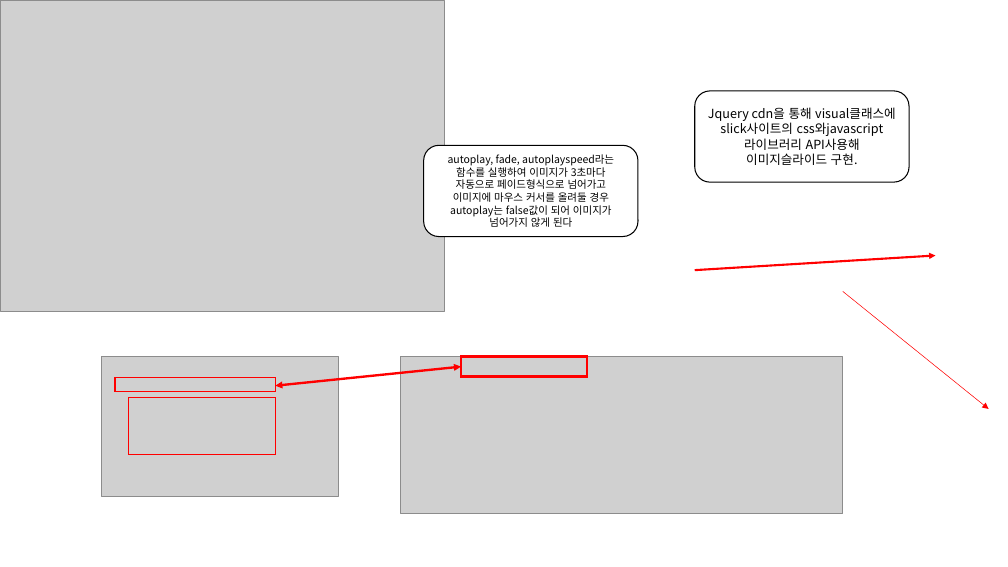
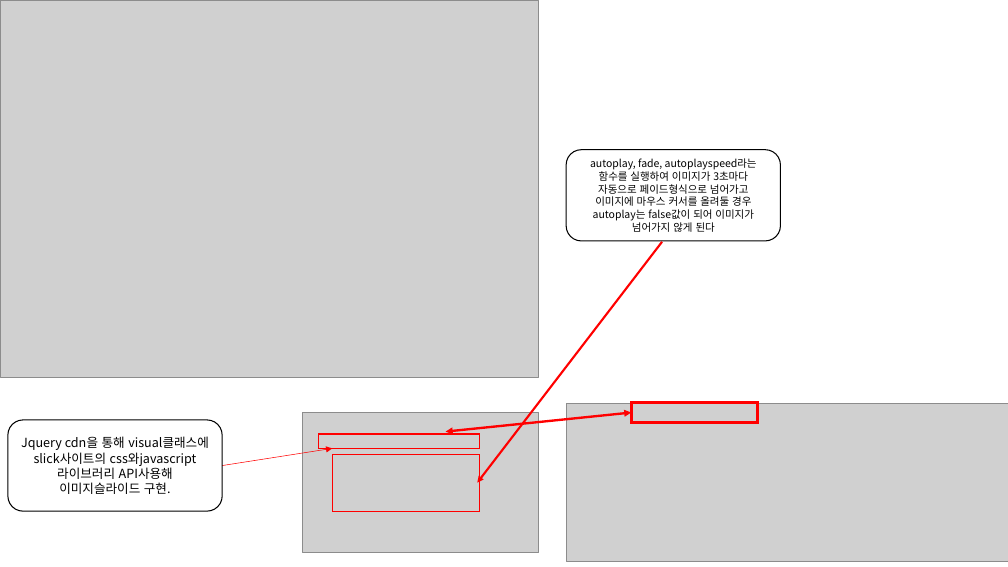
Before and after one commit to hhsw07/ezen-academy-projects, a slide deck: slide 1 of khj/화면 코드 설명.pptx. Drawn at 1008x567 pixels with LibreOffice and Linux fonts; fonts in the diff are those of the drawing; grey boxes stand for pictures. Boxes give left, top, right and bottom in pixels: in the first picture for what was removed or moved away, otherwise in the second. Text is boxed around its words. In the diff, an @@ line names an element or a change of style, - is before the commit and + after.

```diff
--- a/khj/화면 코드 설명.pptx
+++ b/khj/화면 코드 설명.pptx
@@ picture resized from (x1=0, y1=0, x2=445, y2=312) to (x1=0, y1=0, x2=539, y2=377) @@
@@ rounded rectangle "autoplay, fade, autoplayspeed라는 함수를 실행하여 ..." moved from (x1=423, y1=145, x2=637, y2=237) to (x1=566, y1=150, x2=780, y2=241) @@
@@ arrow moved from (695, 270) - (935, 256) to (662, 242) - (477, 482) @@
@@ picture moved from (x1=102, y1=356, x2=339, y2=496) to (x1=302, y1=413, x2=539, y2=553) @@
@@ double arrow moved from (275, 386) - (461, 367) to (445, 432) - (631, 413) @@
@@ picture moved from (x1=401, y1=356, x2=842, y2=513) to (x1=566, y1=404, x2=1008, y2=561) @@
@@ rectangle moved from (x1=461, y1=356, x2=588, y2=377) to (x1=631, y1=402, x2=758, y2=423) @@
@@ rounded rectangle "Jquery cdn을 통해 visual클래스에 slick사이트의 ..." moved from (x1=695, y1=91, x2=909, y2=182) to (x1=8, y1=420, x2=222, y2=511) @@
@@ arrow moved from (843, 291) - (989, 409) to (222, 466) - (333, 448) @@
@@ rectangle moved from (x1=115, y1=377, x2=275, y2=392) to (x1=319, y1=434, x2=479, y2=448) @@
@@ rectangle moved from (x1=129, y1=398, x2=275, y2=455) to (x1=333, y1=454, x2=479, y2=512) @@
```
Also in this commit, not shown: 1 other slide changed, 1 slide added.
